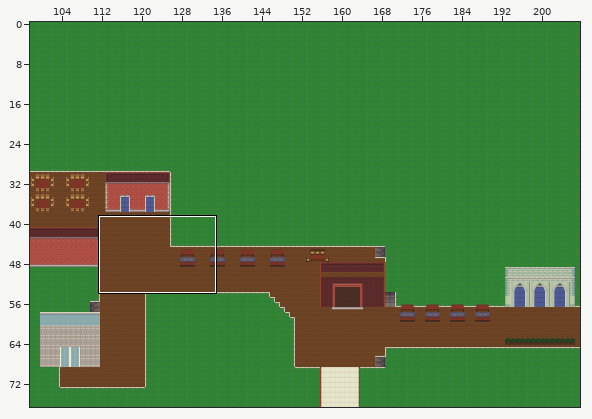
One commit to this Tiled map (JSON): assets/levels/UpperUStreet.json. Above: a wide view before the commit, with the close-up outlined.
Close-up. Earlier state:
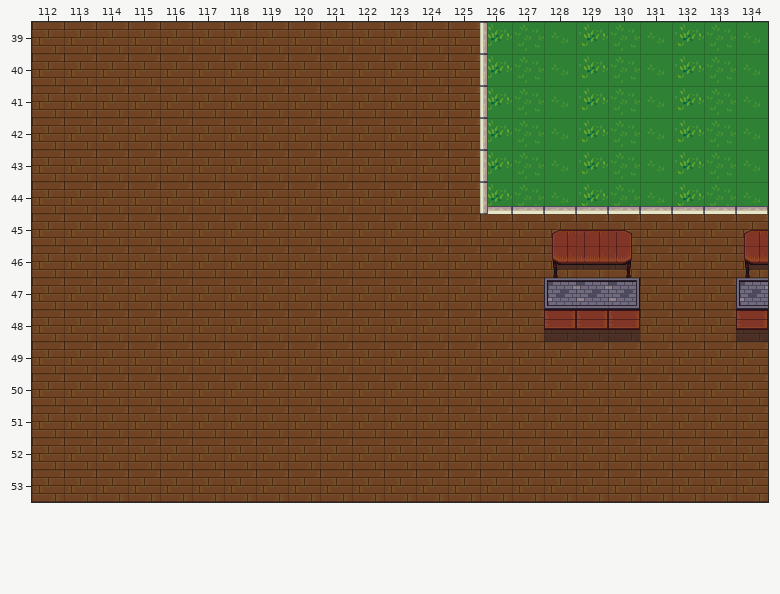
Cells are 32x32 px. Shown: x 112..134, y 39..53. The commit also changed other parts of the map, which this record leaves out.
After the commit:
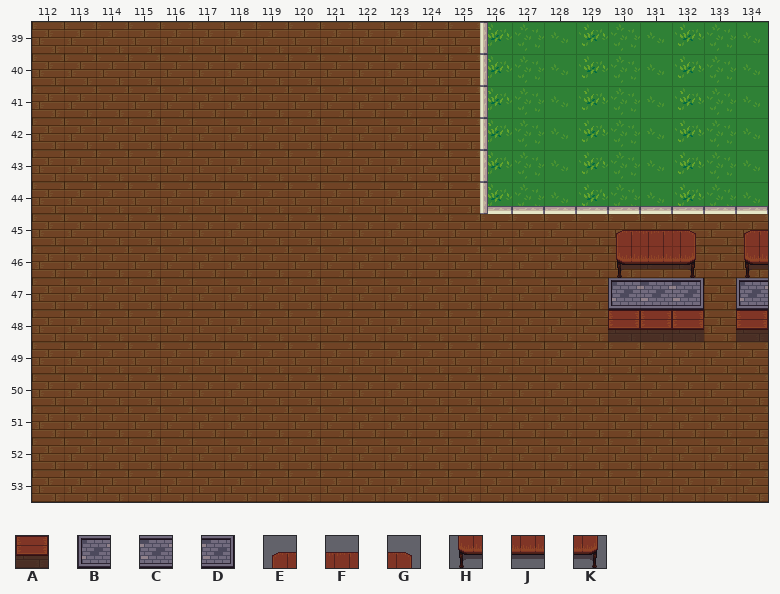
Key: from "tileset": A 481, B 2502, C 2503, D 2504, E 3264, F 3265, G 3266, H 3298, J 3299, K 3300.
_ is an empty cell.
Tiles replaced or removed in this view: A, B, C, D, E, F, G, H, J, K.
See-through tiles are keyed as they look on the map.
From old to new:
Changed rows in their new state; . is an unchanged cell.
Layer "Front":
first column x 128:
45 __EFG
46 __HJK
47 __BCD
48 __.AA
Changed places in both close-ups, as pixel boxes (x1, y1, x2, y2):
changed: (544, 230, 704, 342)
